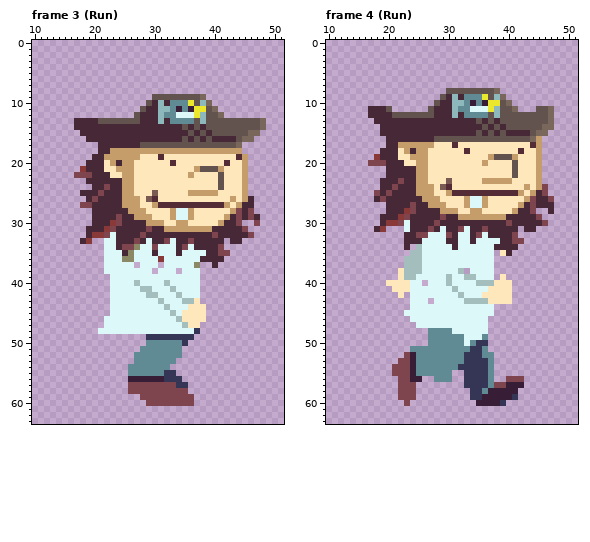
Pixel-art file, stored at src/actors/player/lochzahn_spritesheet.ase. That is the earlier state.
64x64 pixels, 26 frames. Shown: frame 3 (Run): x 10..51, y 0..63; frame 4 (Run): x 10..51, y 0..63. The commit also changed other frames, which this record leaves out.
Once edited:
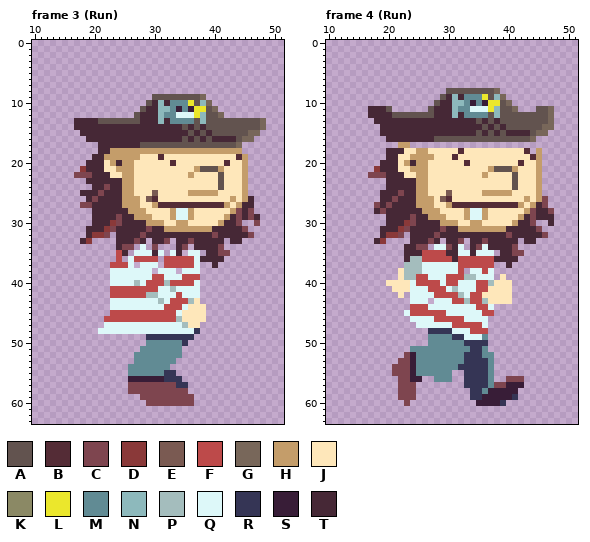
Palette (. is transparent): A #62534f  B #542c36  C #7e454f  D #8a3939  E #7a5a52  F #bd4a4a  G #78675a  H #c49d6a  J #fee7ba  K #8b8965  L #ebe72c  M #618b94  N #8db9bc  P #a4bdbd  Q #ddf8f9  R #353555  S #381d37  T #462836
What changed:
Changed rows in their new state; - is an unchanged pixel.
Frame 3 (Run), layers "Head", "Torso":
first column x 22:
32 -.---------------
33 ..-----.---.-----
34 ..---.-.-...--.--
35 ..F-.-----.--.--.
36 ..F.QFFFF.FFFFF--
37 .FFF------FFFFFQ-
38 .----------------
39 --------FF---FFF-
40 -------FFF-FFFF--
41 -FFFFFFFF--------
42 -FFFFFF-----F----
43 -----------FFF---
44 ----------FFF----
45 -FFFFFFFFFFF-----
46 FFFFFFFFFFFF-----
Frame 4 (Run), layers "Head", "Torso":
first column x 17:
16 ----------------------------.--
17 ---..--......................--
18 --.--TJJ-------BJ--------JB.---
19 -..-------H---B-----JJJJJ--B---
20 ..T--JHT--------B--J----JB-----
21 -DT--JJH------------HAAAH------
22 CCC---JJ-----------H-----------
23 --.--T-------J-----JJJJJA------
24 --.-T-----J-JJ----------A-J--.-
25 -.-T-C----J--EJJJJJHHHHHJJ-JH.-
26 -.T-C---H--JEB--JJJJ-------JHC.
27 -CTC---THH-JJHBBBBBBBBBBB-JH-C.
28 -TC---TT-HHHJJJ-HQQH----JJH-TTC
29 --.--TTC--HHHJJJ-QQ-JJJJJH-CTTT
30 --.TTTDC---THHHJJHHJJJJJH--C..T
31 -.TTTDC---T-C--HHHHHHHH--T--C--
32 --TDDC.-TTTCTT-TT-TT---CTTTTTC-
33 -TD---.--TCT.--C.-TCTT--T.TT---
34 -------TCC.--C--.TC-T---C------
35 ------TTTFFFFTT--T----T-CC-----
36 ------T--FFFFFTFFFFFFTTTT------
37 ---------------FFFFFF--T-------
38 ---------------F---F-----------
39 --------FF---FFF---------------
40 --------FFFF-FF---FF-----------
41 ----------FFF-----FF-----------
42 -----------FFFF--FF------------
43 --------------FF-FF------------
44 -------FFF--------FF-----------
45 -------FFFFFF------FF----------
46 -----------FFFFF---------------
47 --------------FFFFF------------
48 ----------RRRR---FFF-----------
49 --------------RR---------------
50 ----------------RR-------------
Pixel boxes of the changes (left, top, right, bottom) in both pictures:
changed: (104, 232, 206, 322)
changed: (368, 136, 554, 346)
